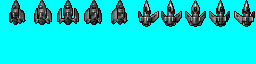
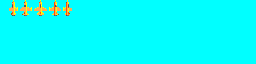
Before/after of a 256x64 layered artwork. What changed in the layer stack:
painted on "Foreground" over box(9, 0, 255, 27)
